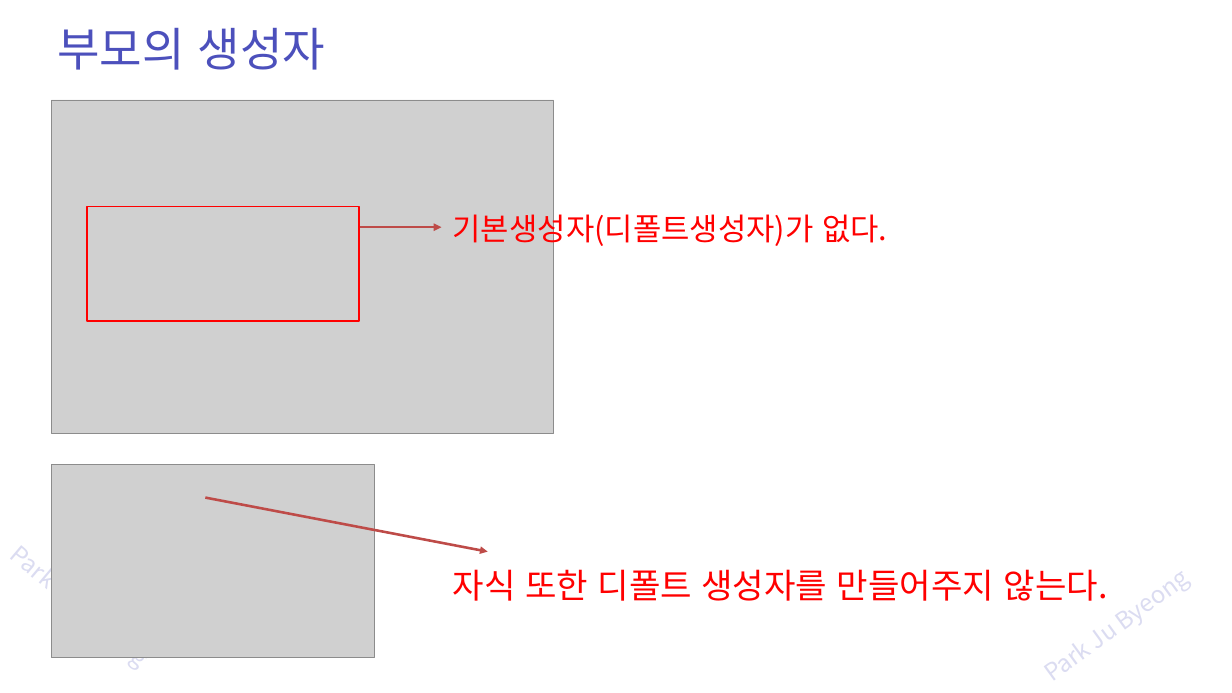
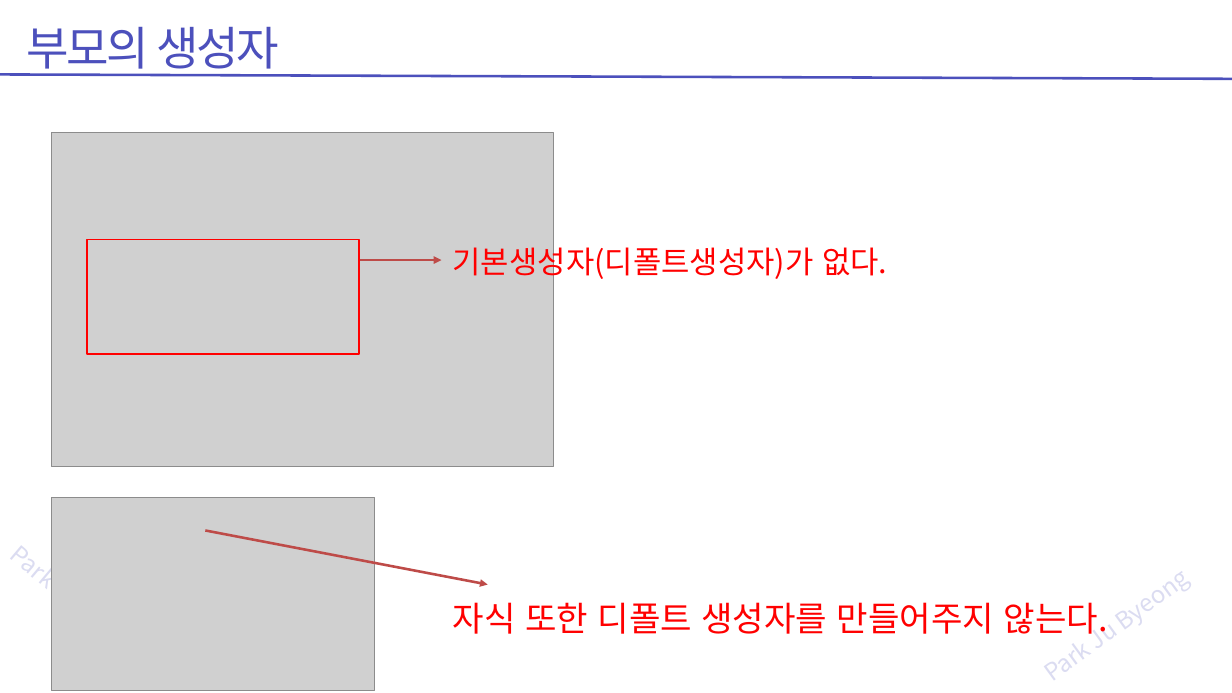
Before and after one commit to zest132/JavaLecture, a slide deck: slide 12 of JavaLecture/LectureFile/java 9강 상속과super.pptx. Drawn at 1232x693 pixels with LibreOffice and Linux fonts; fonts in the diff are those of the drawing; grey boxes stand for pictures. Boxes give left, top, right and bottom in pixels: in the first picture for what was removed or moved away, otherwise in the second. Text is boxed around its words. In the diff, an @@ line names an element or a change of style, - is before the commit and + after.

```diff
--- a/JavaLecture/LectureFile/java 9강 상속과super.pptx
+++ b/JavaLecture/LectureFile/java 9강 상속과super.pptx
@@ text "부모의 생성자": place and size @@
-text "부모의 생성자" at (57,28,326,70)
+text "부모의 생성자" at (27,27,279,77)
@@ text "부모의 생성자" at (27,27,279,77): letter spacing 0 to -3 pt @@
@@ line added from (1232, 79) to (0, 75), #4C50BC 3 pt @@
@@ 2 pictures, 2 texts, 1 arrow, 1 rectangle: place and size @@
-2 pictures, 2 texts, 1 arrow, 1 rectangle at (51,100,1108,658)
+2 pictures, 2 texts, 1 arrow, 1 rectangle at (51,133,1108,691)
@@ arrow moved from (205, 498) - (488, 552) to (205, 530) - (488, 585) @@
```
Also in this commit, not shown: 7 other slides changed, 1 slide removed, 1 other file.
